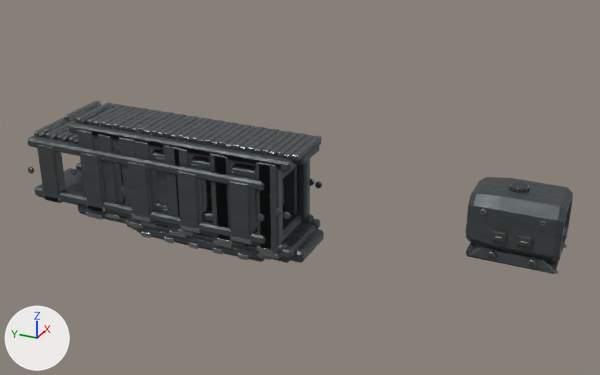
The glTF model src/assets/infantry/collimator.glb: old version first, new version second.
Camera for both pictures: a 50 mm lens placed at (-0.876, -0.117, 0.47), pointed at (0.019, 0.286, 0.022). Lighting does not change. The marker at lower left points along +X, +Y and +Z. The older version comes first. Where no turn or scale is listed for an object, it has been applied to the vertices.

Names of what the first picture shows: 'Clamp', 'Controls', 'Guard_ak12', 'Guard_ar416', 'Guard_mcx9', 'Guard_mg36', 'Guard_vk45', 'Housing'.
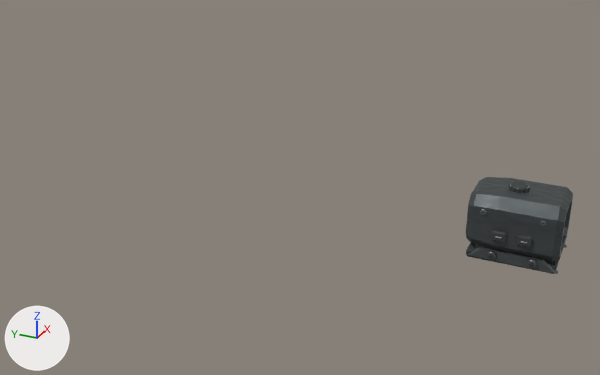
Location of each change, (x1, y1, x2, y2) in pixels of the pictures (600 x 375 px):
'Guard_ar416', deleted: before (64, 101, 324, 263)
'Guard_mg36', deleted: before (27, 118, 301, 245)
'Guard_mcx9', deleted: before (91, 106, 316, 254)
'Guard_ak12', deleted (mostly hidden): before (117, 145, 297, 263)
'Guard_vk45', deleted: before (137, 185, 283, 262)

Diff of the bpy script that builds the scene:
```diff
--- a/src/assets/infantry/collimator.glb.py
+++ b/src/assets/infantry/collimator.glb.py
@@ ob_guard_ak12 @@
-ob_guard_ak12 = bpy.data.objects.new('Guard_ak12', me_guard_ak12)
-ob_guard_ak12.location = (0.0, 0.0, 0.0)
@@ ob_guard_ar416 @@
-ob_guard_ar416 = bpy.data.objects.new('Guard_ar416', me_guard_ar416)
-ob_guard_ar416.location = (0.0, 0.0, 0.0)
@@ ob_guard_mcx9 @@
-ob_guard_mcx9 = bpy.data.objects.new('Guard_mcx9', me_guard_mcx9)
-ob_guard_mcx9.location = (0.0, 0.0, 0.0)
@@ ob_guard_mg36 @@
-ob_guard_mg36 = bpy.data.objects.new('Guard_mg36', me_guard_mg36)
-ob_guard_mg36.location = (0.0, 0.0, 0.0)
@@ ob_guard_vk45 @@
-ob_guard_vk45 = bpy.data.objects.new('Guard_vk45', me_guard_vk45)
-ob_guard_vk45.location = (0.0, 0.0, 0.0)
```
